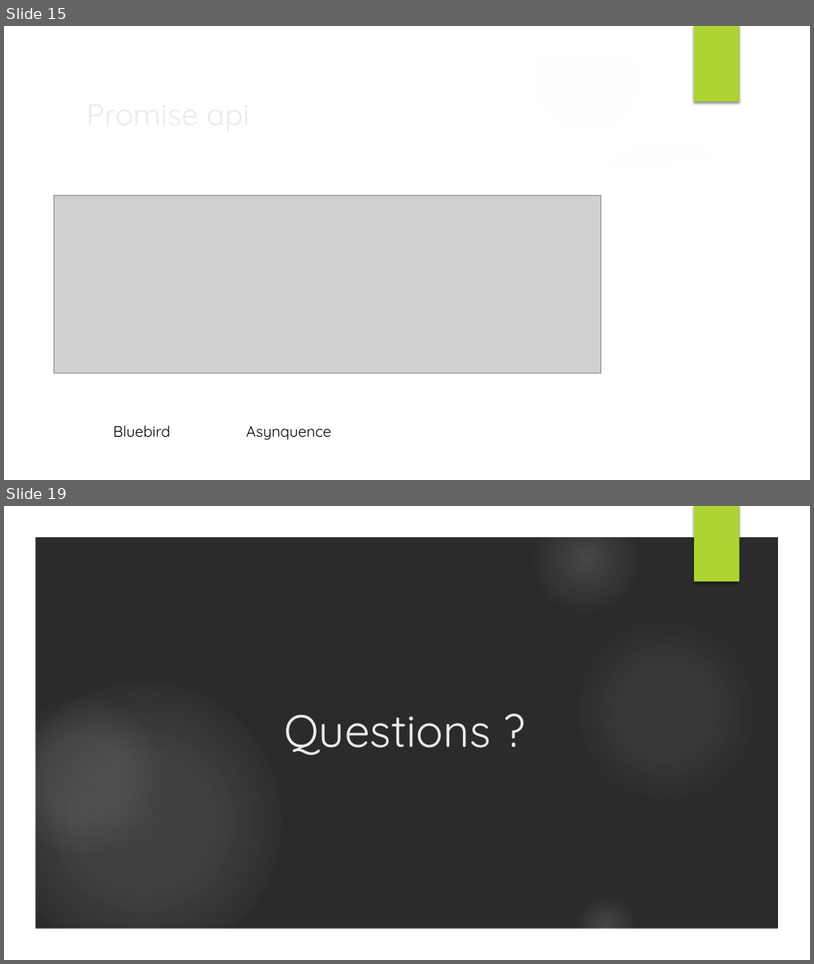
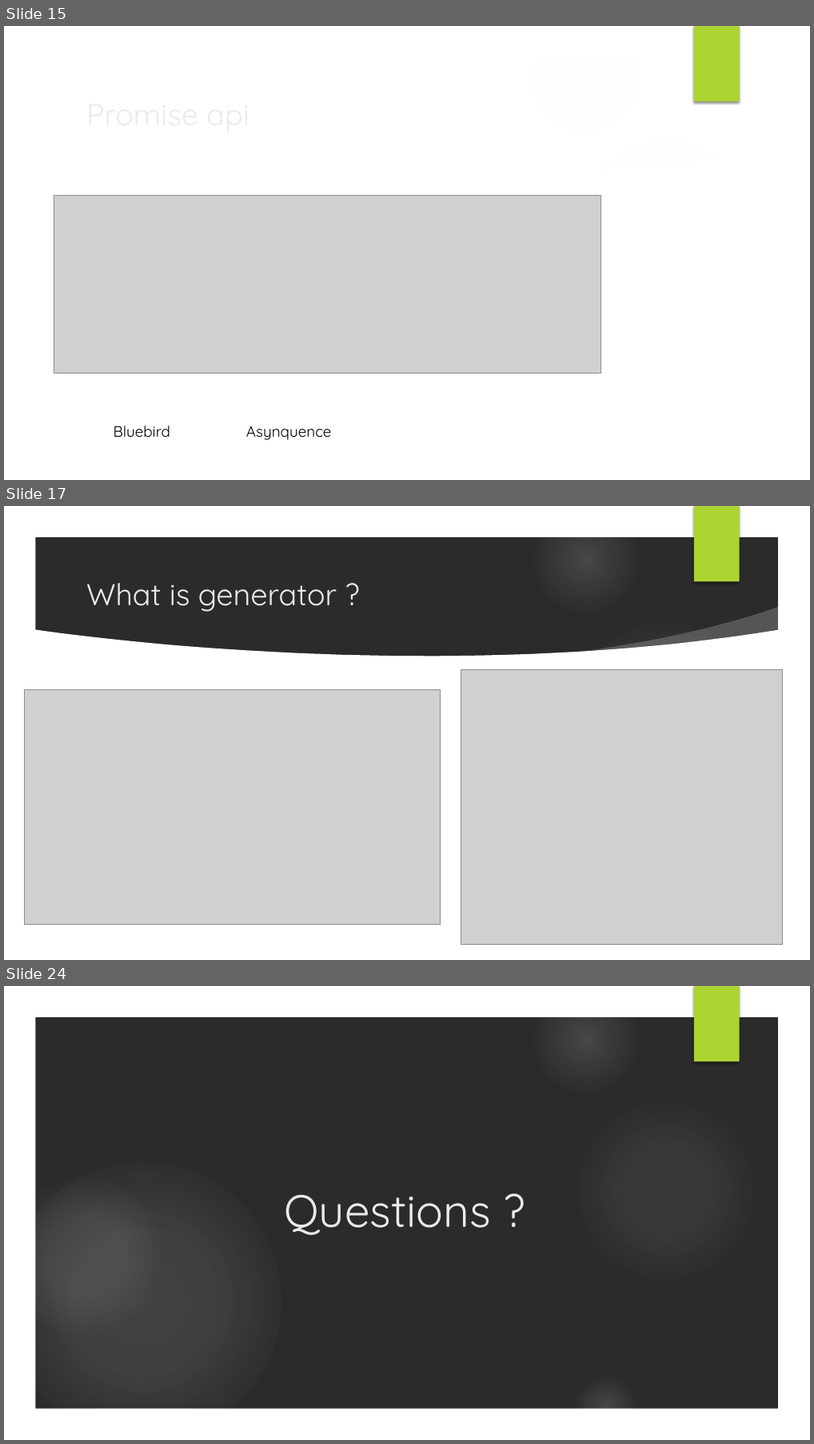
Before and after one commit to muxahuk/asyncJs, a slide deck: Asynchronous JavaScript.pptx. Shown one above the other, each under a label of ours: slides 15 and 19 before the commit, slides 15, 17 and 24 after it; the slides between them are not shown. The pictures are 814x964 and 814x1444 pixels, drawn with LibreOffice and Linux fonts; fonts in the diff are those of the drawing; grey boxes stand for pictures; background and template pictures are left out; a plain dark background stands for a picture behind light text. Boxes give left, top, right and bottom in pixels: in the first picture for what was removed or moved away, otherwise in the second. Text is boxed around its words. In the diff, an @@ line names an element or a change of style, - is before the commit and + after.

```diff
--- a/Asynchronous JavaScript.pptx
+++ b/Asynchronous JavaScript.pptx
@@ slide 17 added at [4, 506, 810, 960], background picture (left out); not listed: 9 template elements that a slide beside it also shows @@
@@ title added at [86, 583, 337, 612], 36 pt, text #EBEBEB @@
+What is generator ?
@@ picture added at [462, 670, 783, 944] @@
@@ picture added at [25, 690, 441, 924] @@
@@ what was slide 19 is now slide 24 @@
```
Also in this commit, not shown: 3 slides changed, 5 other slides added, 1 slide removed.
